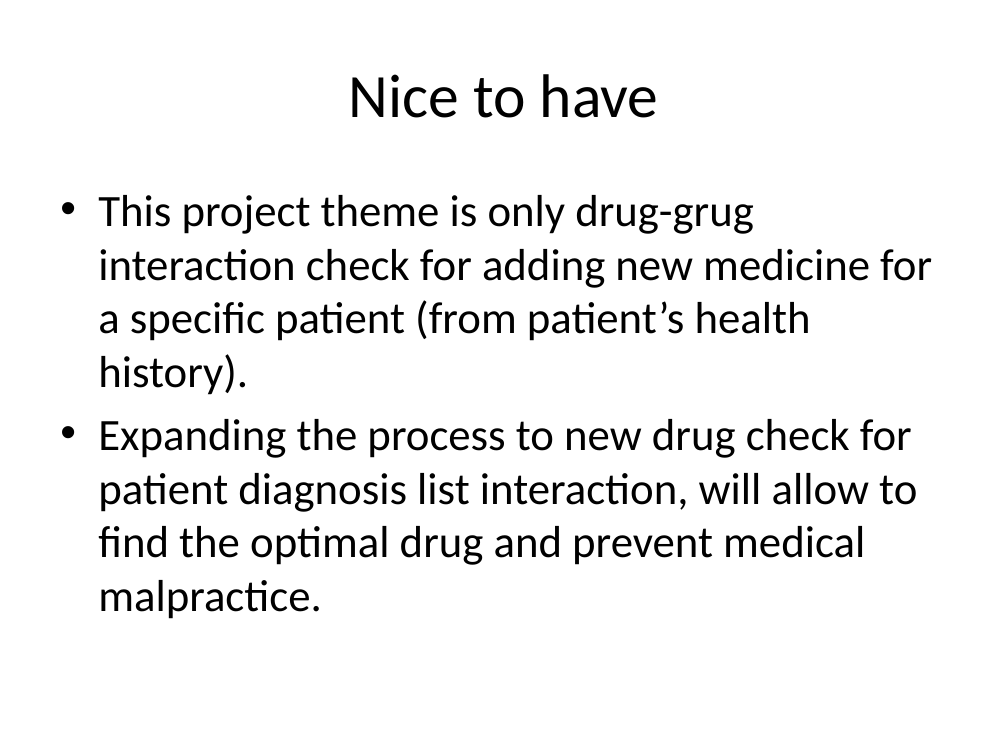
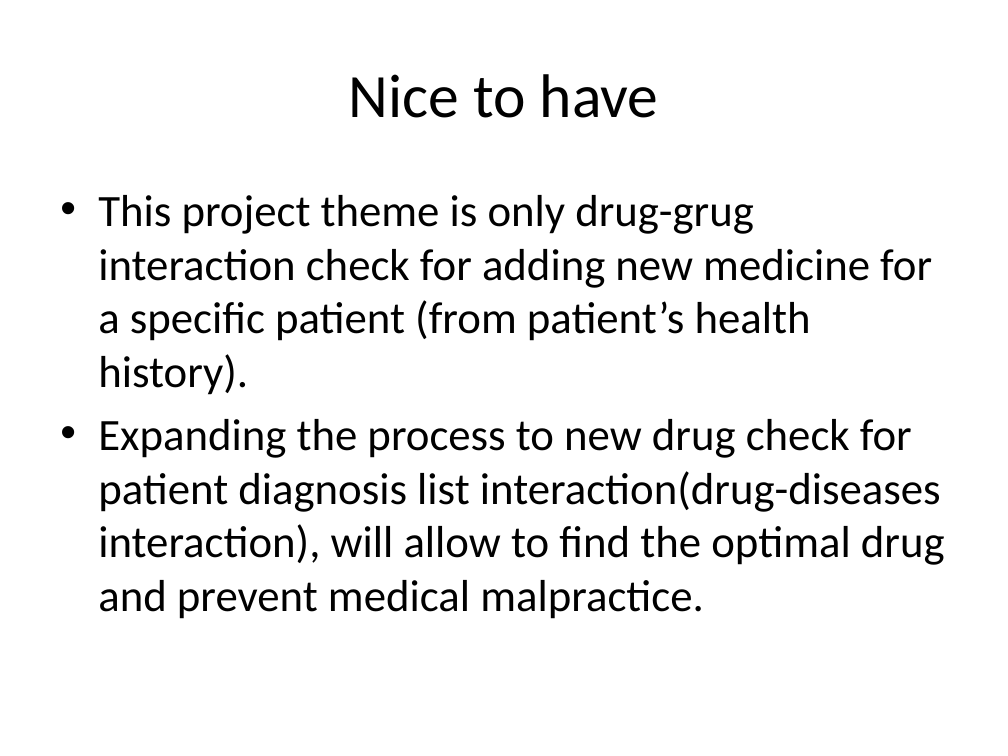
Before and after one commit to katkovOlga/nayaProject, a slide deck: slide 28 of FinalProject.pptx. Drawn at 1008x756 pixels with LibreOffice and Linux fonts; fonts in the diff are those of the drawing. Boxes give left, top, right and bottom in pixels: in the first picture for what was removed or moved away, otherwise in the second. Text is boxed around its words. In the diff, an @@ line names an element or a change of style, - is before the commit and + after.

```diff
--- a/FinalProject.pptx
+++ b/FinalProject.pptx
@@ text at (98, 419, 945, 619): text changed @@
-• Expanding the process to new drug check for patient diagnosis list interaction, will allow to find the optimal drug and prevent medical malpractice.
+• Expanding the process to new drug check for patient diagnosis list interaction(drug-diseases interaction), will allow to find the optimal drug and prevent medical malpractice.
```
Also in this commit, not shown: 3 other slides changed, 2 other files.
